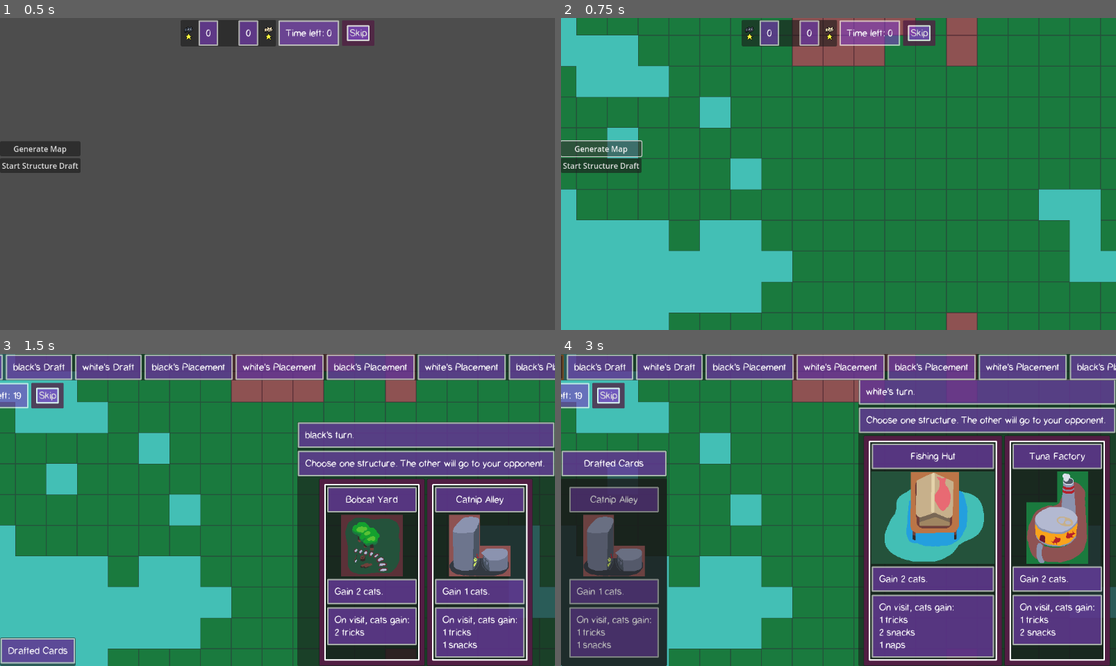
Above: before the commit, frames 1-4 (two rows, left to right).
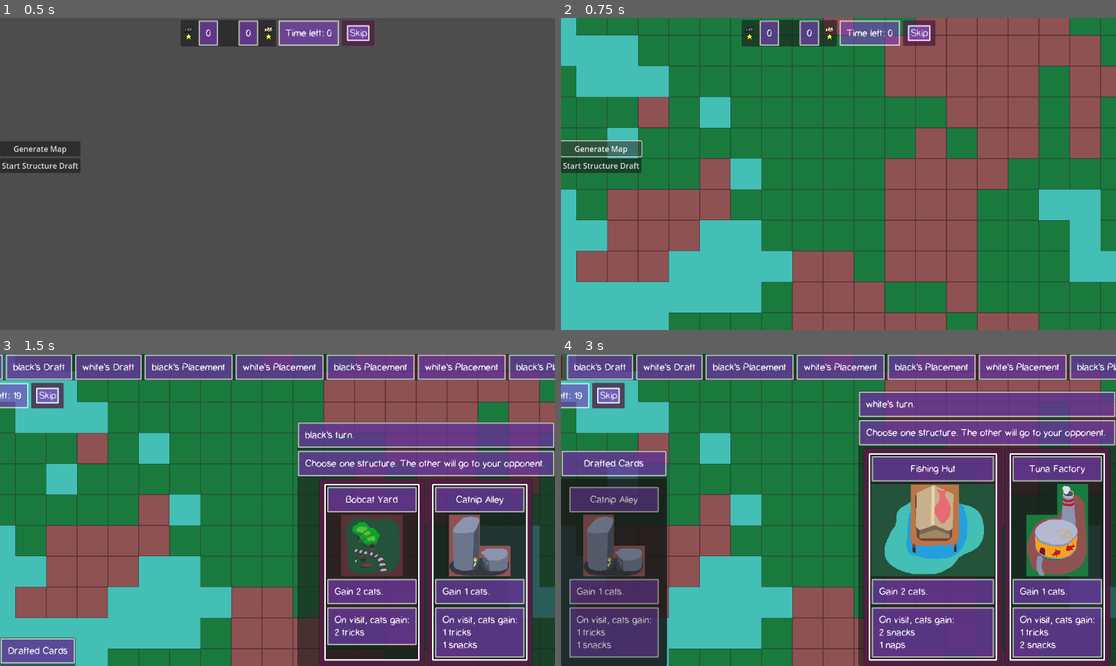
Above: after the commit, the same moments.

Repository: YewChian/CatMayors
Game: Godot game, scene res://Main.tscn
Same seed, same stepped clock (60 frames per second), same inputs: the game is played once before the commit and once after it.
Inputs:
- Up to frame 1 (0.5 s): no input
- Up to frame 2 (0.75 s): click "Generate Map" at 0.5 s
- Up to frame 3 (1.5 s): click "Start Structure Draft" at 1.25 s
- Up to frame 4 (3 s): click "Skip" at 2 s; click "white's turn, click when read…" at 2.75 s

Frame 1 is identical in both runs. In frame 2, 34% of the frame differs, in the area x 2-100%, y 0-100%; in frame 3, 17%; in frame 4, 25%.

Commit message:
added readme

Diff:
--- a/Main.gd
+++ b/Main.gd
@@ -46,7 +46,7 @@
 
 	# create hills
 	print("hills")
-	var max_num_red_tiles : int = max_num_green_tiles / 10
+	var max_num_red_tiles : int = max_num_green_tiles / 2
 	var num_red_tiles = 0
 	var green_tile_coordinates : Array[Vector2] = []
 	var red_tile_coordinates : Array[Vector2] = []
--- a/Main.tscn
+++ b/Main.tscn
@@ -105,10 +105,9 @@
 [node name="TurnButton" type="OptionButton" parent="UI/IdleUI/DebugButtons"]
 visible = false
 layout_mode = 2
+selected = 0
 item_count = 2
-selected = 0
 popup/item_0/text = "black"
-popup/item_0/id = 0
 popup/item_1/text = "white"
 popup/item_1/id = 1
 script = ExtResource("6_86f7r")
--- a/Settings.gd
+++ b/Settings.gd
@@ -4,4 +4,4 @@
 const DIRECTIONS : Array[Vector2] = [Vector2(1,0), Vector2(0,-1), Vector2(-1,0), Vector2(0,1)]
 const SIZE : int = 2000
 const GREEN_EXPANSION_PROBABILITY : float = 0.5
-const RED_EXPANSION_PROBABILITY : float = 0.7
+const RED_EXPANSION_PROBABILITY : float = 0.2
--- a/Structures/FishingHut.gd
+++ b/Structures/FishingHut.gd
@@ -16,7 +16,7 @@
 	entrance_coordinate = Vector2(1,0)
 	activity_duration = 2
 	snacks = 2
-	tricks = 1
+	tricks = 0
 	naps = 1
 	snack_stars = 0
 	trick_stars = 0
--- a/Structures/TunaFactory.gd
+++ b/Structures/TunaFactory.gd
@@ -11,7 +11,7 @@
 		Vector2(0,2),
 		Vector2(1,2),
 	]
-	num_cats = 2
+	num_cats = 1
 	entrance_coordinate = Vector2(0,2)
 	activity_duration = 2
 	snacks = 2
--- a/project.godot
+++ b/project.godot
@@ -12,7 +12,7 @@
 
 config/name="CatBirdCity"
 run/main_scene="res://Main.tscn"
-config/features=PackedStringArray("4.2", "GL Compatibility")
+config/features=PackedStringArray("4.3", "GL Compatibility")
 config/icon="res://icon.svg"
 
 [autoload]
Not shown, added: README.md
